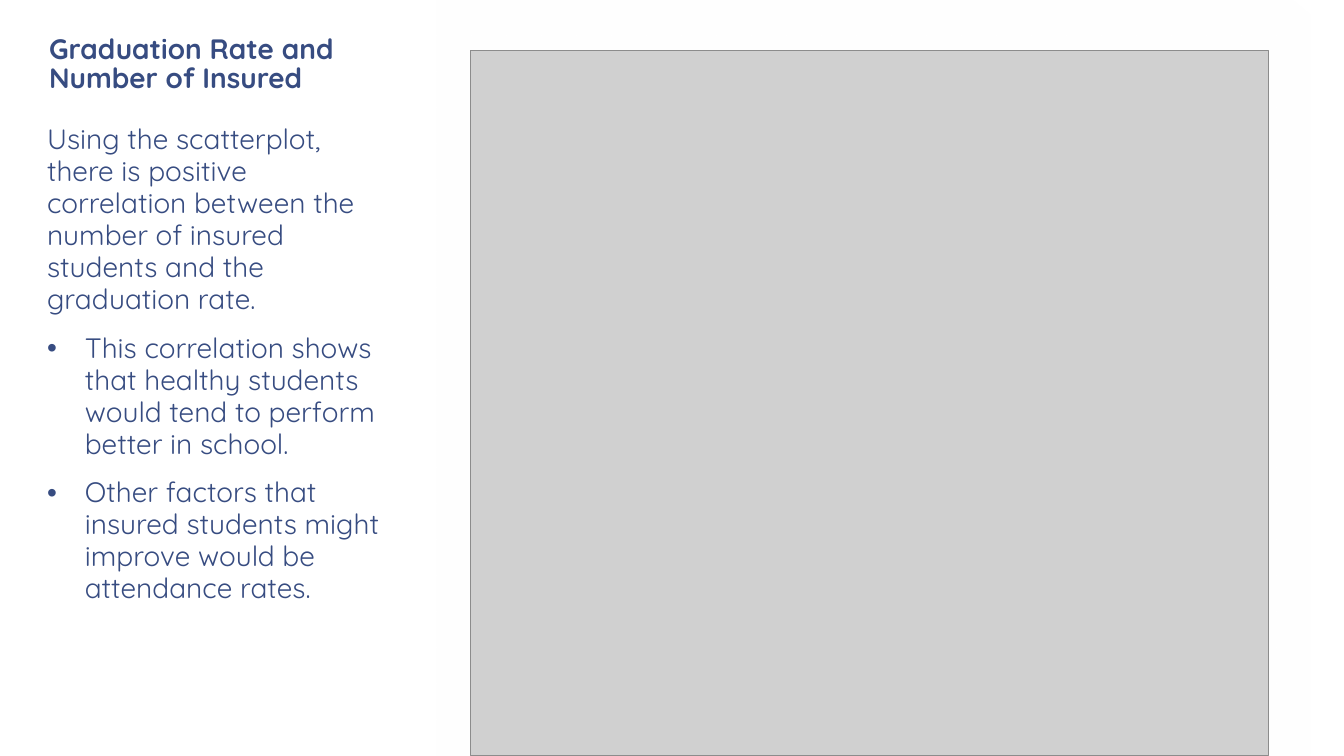
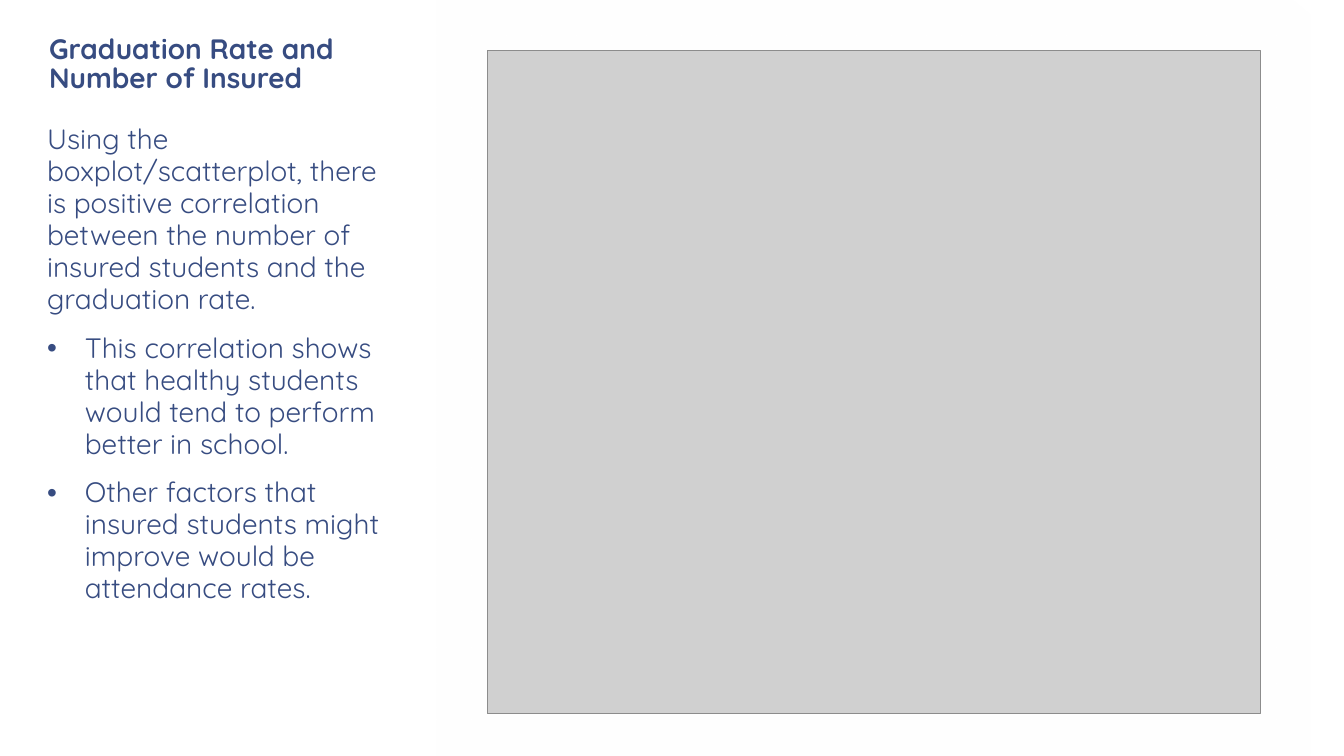
Before and after one commit to Lakerskb84/Capstone-2-, a slide deck: slide 8 of Predicting High School Graduation Rates.pptx. Drawn at 1344x756 pixels with LibreOffice and Linux fonts; fonts in the diff are those of the drawing; grey boxes stand for pictures; background and template pictures are left out. Boxes give left, top, right and bottom in pixels: in the first picture for what was removed or moved away, otherwise in the second. Text is boxed around its words. In the diff, an @@ line names an element or a change of style, - is before the commit and + after.

```diff
--- a/Predicting High School Graduation Rates.pptx
+++ b/Predicting High School Graduation Rates.pptx
@@ picture: place and size @@
-picture at (470,50,1268,756)
+picture at (487,50,1260,714)
@@ text at (47,128,377,315): text changed @@
-Using the scatterplot, there is positive correlation between the number of insured students and the graduation rate.
+Using the boxplot/scatterplot, there is positive correlation between the number of insured students and the graduation rate.
```
Also in this commit, not shown: 6 other slides changed, 1 slide added.
